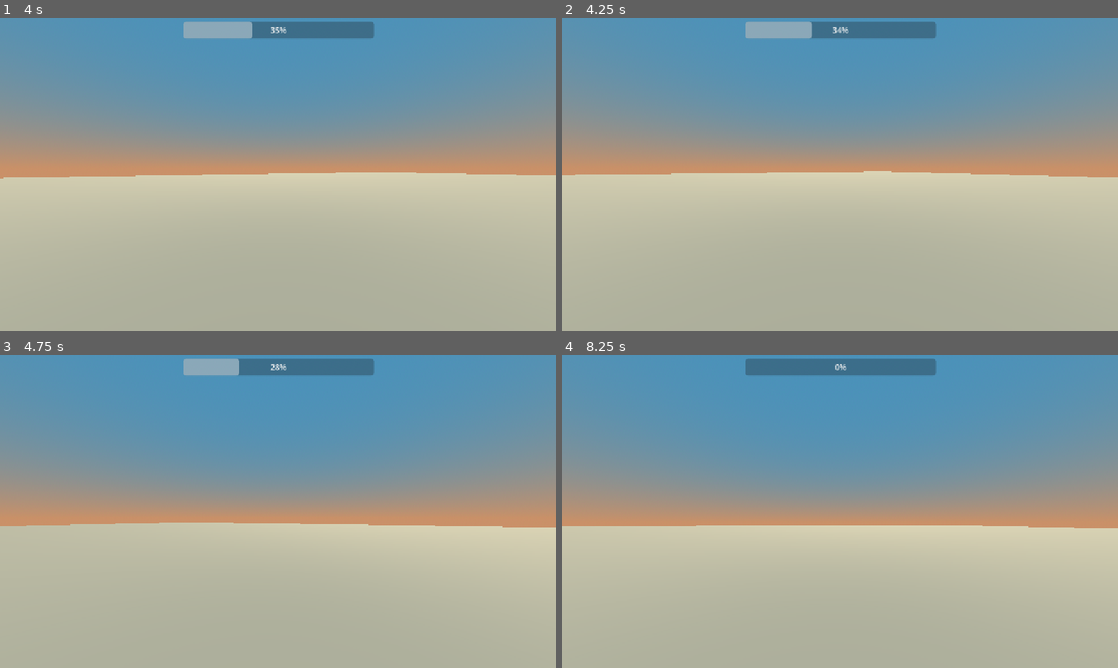
Above: before the commit, frames 1-4 (two rows, left to right).
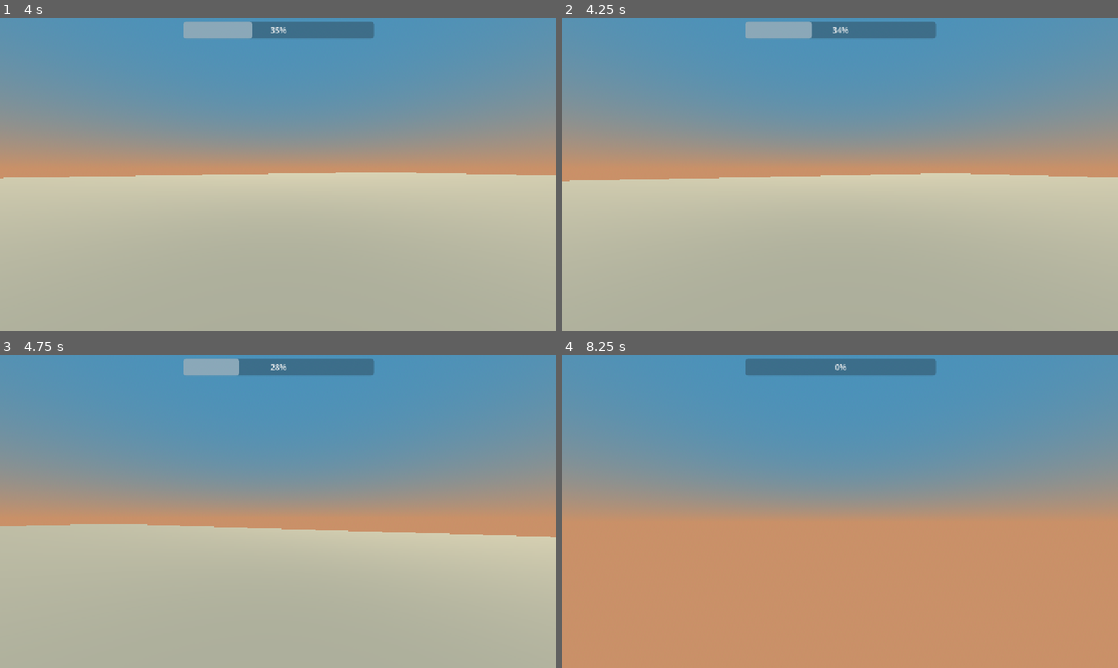
Above: after the commit, the same moments.

Repository: Timmah514/SuperFlight
Game: Godot game, scene res://Areas/test_area.tscn
Same seed, same stepped clock (60 frames per second), same inputs: the game is played once before the commit and once after it.
Inputs (mouse positions are in pixels of both pictures, inside the frame that each line leads up to):
- Up to frame 1 (4 s): tap Enter at 0.5, 2 s; move the mouse to (305, 174) at 0.52 s; hold W (Move Forward) from 0.53 s (still down); tap Shift (Dash) at 0.6, 2.85 s; tap Space (Jump) at 0.77, 1.25, 1.52, 3.02, 3.5, 3.77 s; move the mouse to (250, 174) at 1.27 s; right-click (250, 174) at 1.35 s; move the mouse to (289, 168) at 2.02 s; hold Ctrl (Ground Pound) 2.03-2.78 s; move the mouse to (272, 180) at 2.77 s; move the mouse to (316, 177) at 3.52 s; hold Right mouse button (Fly) from 3.53 s (still down)
- Up to frame 2 (4.25 s): keep holding W (Move Forward); keep holding Right mouse button (Fly)
- Up to frame 3 (4.75 s): keep holding W (Move Forward); move the mouse to (233, 508) at 4.27 s; release Right mouse button (Fly) at 4.28 s; tap Ctrl (Ground Pound) at 4.35 s; tap Space (Jump) at 4.52 s
- Up to frame 4 (8.25 s): move the mouse to (845, 511) at 5.02 s; tap Shift (Dash) at 5.1, 7.35 s; tap Enter at 5.75 s; move the mouse to (817, 505) at 5.77 s; release W (Move Forward) at 5.78 s; hold D (Move Right) 5.78-6.53 s; right-click (817, 505) at 5.85 s; tap Space (Jump) at 6.02, 6.77, 7.52 s; move the mouse to (867, 511) at 6.52 s; hold Ctrl (Ground Pound) 6.53-7.28 s; hold W (Move Forward) from 6.53 s (still down); move the mouse to (812, 511) at 7.27 s; move the mouse to (851, 505) at 8.02 s; hold Right mouse button (Fly) from 8.03 s (still down)

Frame 1 is identical in both runs. In frame 2, 0.9% of the frame differs, in the area x 0-67%, y 48-53%; in frame 3, 1.5%; in frame 4, 45%, in the area x 0-100%, y 54-100%.

Commit message:
1.0.1
removed position resetting from the player script

Diff:
--- a/player.gd
+++ b/player.gd
@@ -71,16 +71,6 @@
 
 	move_and_slide()
 
-	#position reset
-	if global_position.x > 70:
-		global_position.x -= 560
-	elif global_position.x < -490:
-		global_position.x += 560
-	elif global_position.z > 612:
-		global_position.z -= 560
-	elif global_position.z < 52:
-		global_position.z += 560
-
 func _input(event):
 	#mouse look
 	if (event is InputEventMouseMotion) && Input.mouse_mode == Input.MOUSE_MODE_CAPTURED:
